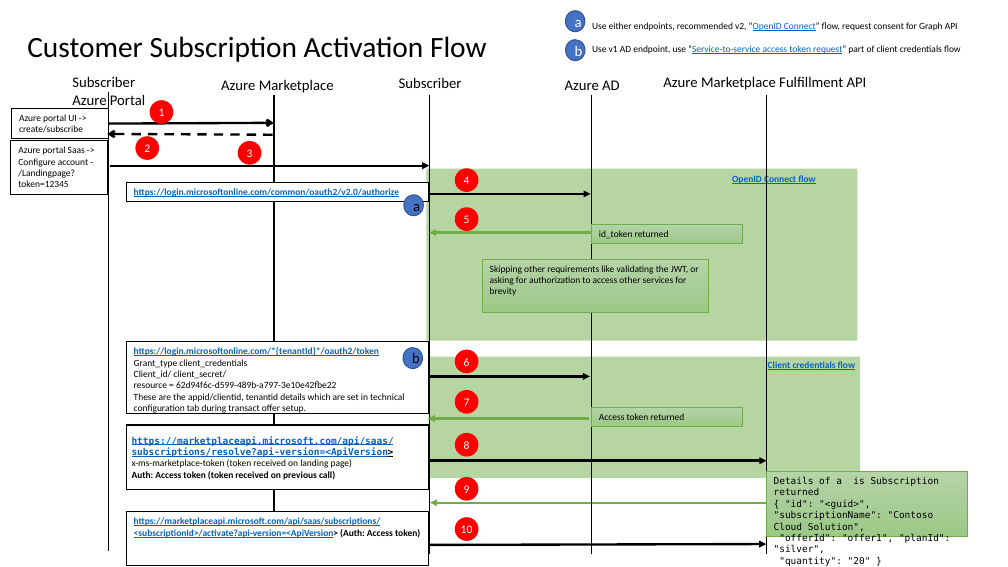
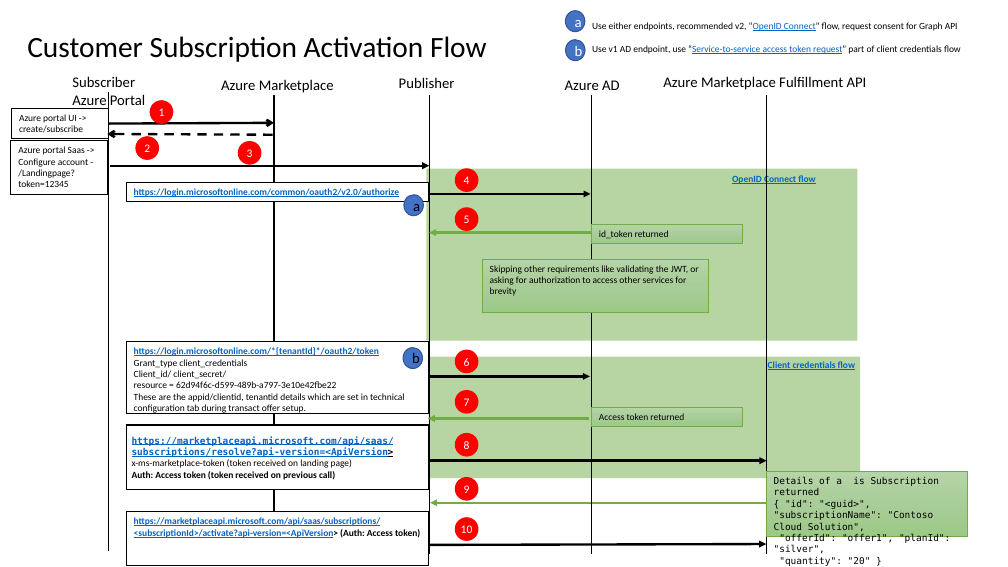
Before and after one commit to Ercenk/ContosoAMPBasic, a slide deck: slide 1 of Docs/Auth and API flow.pptx. Drawn at 1008x567 pixels with LibreOffice and Linux fonts; fonts in the diff are those of the drawing. Boxes give left, top, right and bottom in pixels: in the first picture for what was removed or moved away, otherwise in the second. Text is boxed around its words. In the diff, an @@ line names an element or a change of style, - is before the commit and + after.

```diff
--- a/Docs/Auth and API flow.pptx
+++ b/Docs/Auth and API flow.pptx
@@ text at (399, 77, 455, 88): text changed @@
-Subscriber
+Publisher
```
Also in this commit, not shown: 1 other file.
